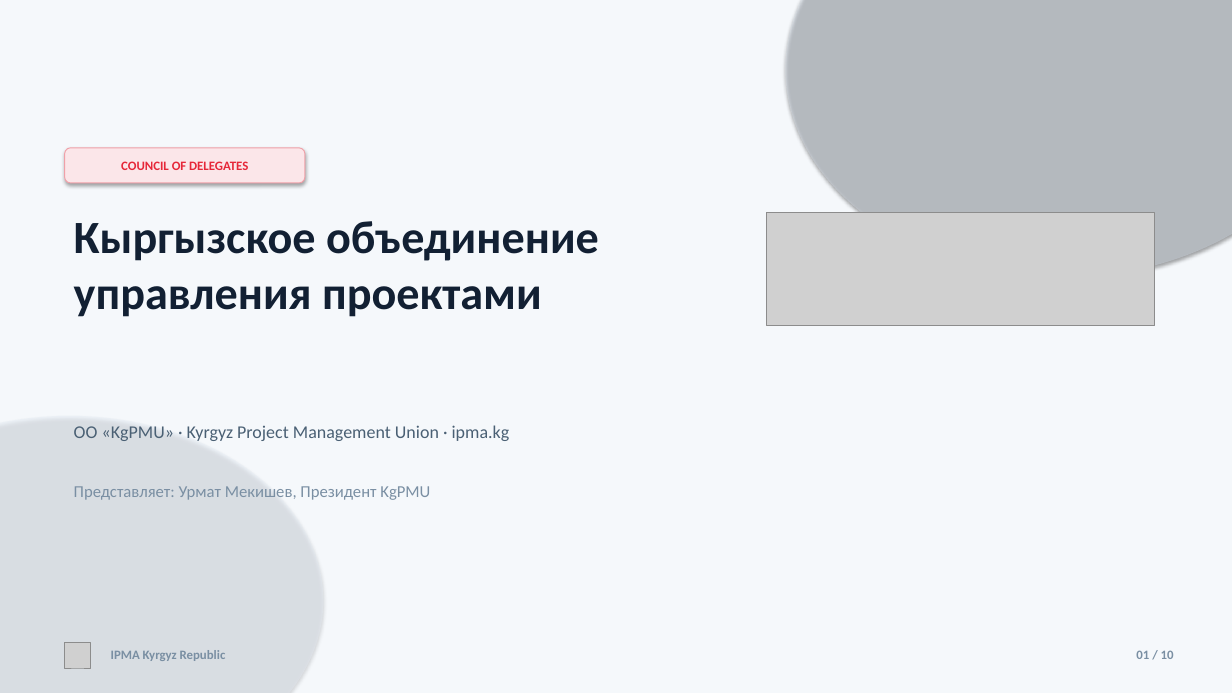
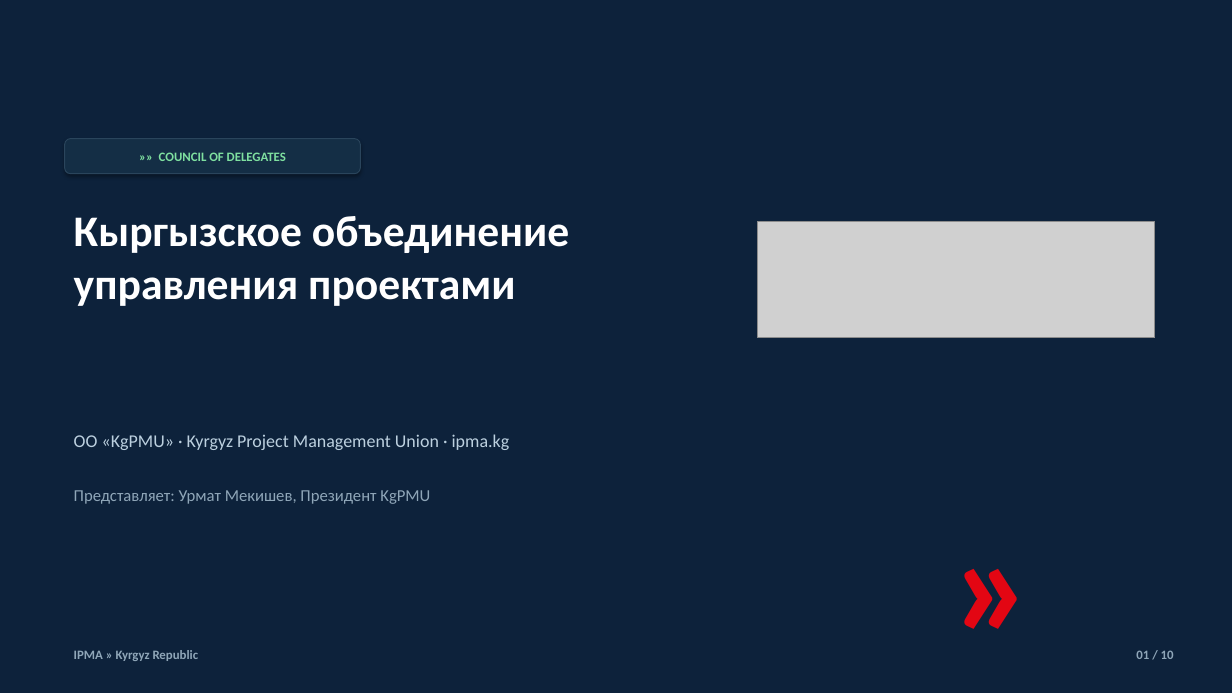
Before and after one commit to umekishev/umekishev, a slide deck: slide 1 of presentations/IPMA_Kyrgyzstan_CoD_Presentation.pptx. Drawn at 1232x693 pixels with LibreOffice and Linux fonts; fonts in the diff are those of the drawing; grey boxes stand for pictures. Boxes give left, top, right and bottom in pixels: in the first picture for what was removed or moved away, otherwise in the second. Text is boxed around its words. In the diff, an @@ line names an element or a change of style, - is before the commit and + after.

```diff
--- a/presentations/IPMA_Kyrgyzstan_CoD_Presentation.pptx
+++ b/presentations/IPMA_Kyrgyzstan_CoD_Presentation.pptx
@@ rectangle at [0,0,1232,693]: fill #F5F8FB to #0D223B @@
@@ ellipse removed at [786,0,1232,277] @@
@@ rounded rectangle "»» COUNCIL OF DELEGATES": place and size @@
-rounded rectangle "»» COUNCIL OF DELEGATES" at [65,148,305,183]
+rounded rectangle "»» COUNCIL OF DELEGATES" at [65,139,360,174]
@@ rounded rectangle "»» COUNCIL OF DELEGATES" at [65,139,360,174]: fill #FBE6E9 to #142E45; outline #F0A0A8 0.75 pt to #2A455C 0.75 pt @@
@@ text in rounded rectangle at [159,152,286,161]: text changed; text colour #E62739 to #7FE0A0 @@
-COUNCIL OF DELEGATES
+»» COUNCIL OF DELEGATES
@@ text "Кыргызское объединение управления проектами" at [74,216,569,306]: size 36 to 34 pt, text colour #122033 to #FFFFFF @@
@@ picture: place and size @@
-picture at [767,213,1155,326]
+picture at [758,222,1155,338]
@@ ellipse removed at [0,416,323,693] @@
@@ text "ОО «KgPMU» · Kyrgyz Project ...": place and size @@
-text "ОО «KgPMU» · Kyrgyz Project ..." at [74,425,510,441]
+text "ОО «KgPMU» · Kyrgyz Project ..." at [74,434,510,450]
@@ text "ОО «KgPMU» · Kyrgyz Project ..." at [74,434,510,450]: text colour #4A6074 to #BCD0DF @@
@@ text "Представляет: Урмат Мекишев, Президент KgPMU" at [74,490,430,504]: text colour #7A8FA3 to #8FA6B8 @@
@@ text added at [943,481,1220,665], 120 pt, text #E30613, bold @@
+»
@@ picture removed at [65,642,91,668] @@
@@ text at [74,650,199,661]: text changed; text colour #7A8FA3 to #8FA6B8 @@
-IPMA Kyrgyz Republic
+IPMA » Kyrgyz Republic
@@ text "01 / 10" at [1136,650,1174,659]: text colour #7A8FA3 to #8FA6B8 @@
```
Also in this commit, not shown: 9 other slides changed, 12 other files.
